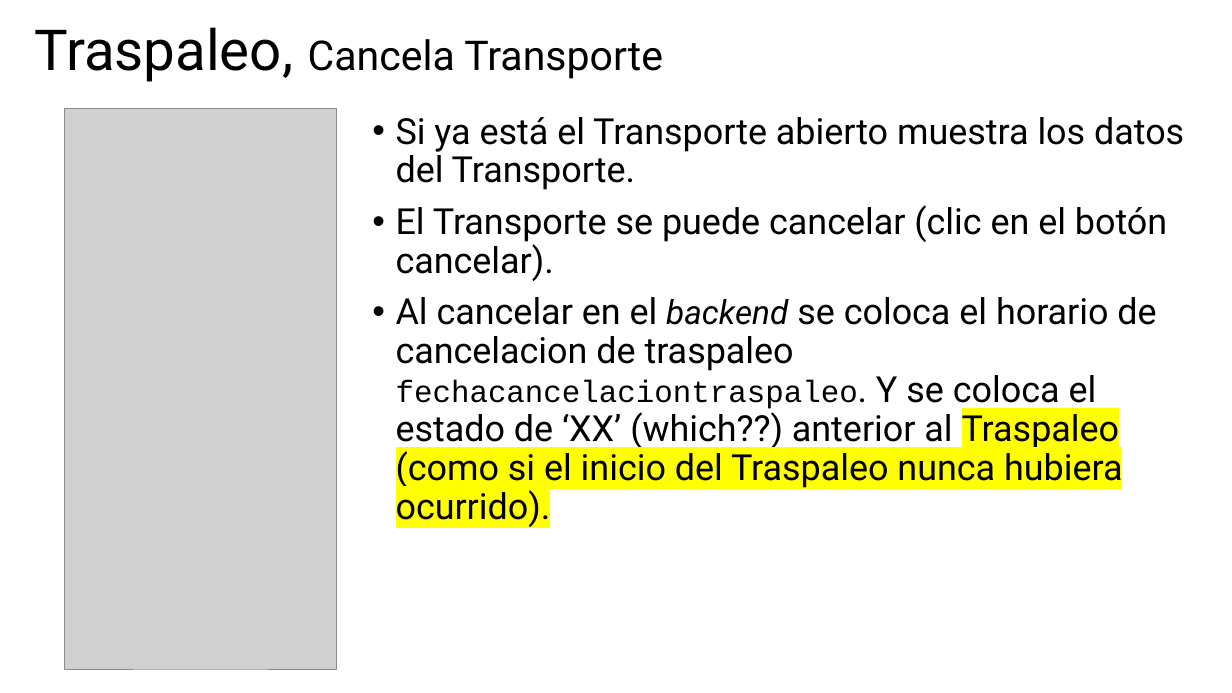
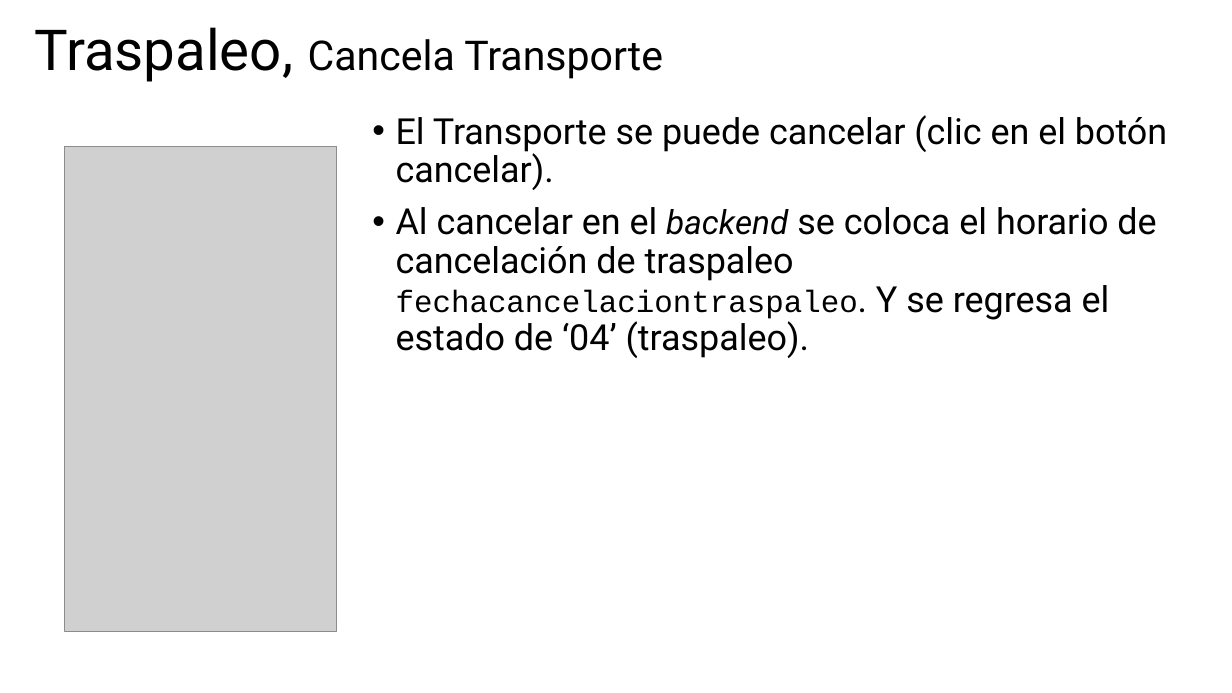
Before and after one commit to JoelBecerraM/FANASA-docs, a slide deck: slide 4 of atCloud - Diseño - Interfaz de Usuario - Traspaleo.pptx. Drawn at 1232x693 pixels with LibreOffice and Linux fonts; fonts in the diff are those of the drawing; grey boxes stand for pictures. Boxes give left, top, right and bottom in pixels: in the first picture for what was removed or moved away, otherwise in the second. Text is boxed around its words. In the diff, an @@ line names an element or a change of style, - is before the commit and + after.

```diff
--- a/atCloud - Diseño - Interfaz de Usuario - Traspaleo.pptx
+++ b/atCloud - Diseño - Interfaz de Usuario - Traspaleo.pptx
@@ text at bbox=[396, 117, 1184, 190]: paragraph removed @@
-• Si ya está el Transporte abierto muestra los datos del Transporte.
@@ picture: place and size @@
-picture at bbox=[64, 108, 336, 669]
+picture at bbox=[64, 146, 336, 631]
@@ text at bbox=[396, 207, 1156, 358]: text changed @@
-• Al cancelar en el backend se coloca el horario de cancelacion de traspaleo fechacancelaciontraspaleo. Y se coloca el estado de ‘XX’ (which??) anterior al Traspaleo (como si el inicio del Traspaleo nunca hubiera ocurrido).
+• Al cancelar en el backend se coloca el horario de cancelación de traspaleo fechacancelaciontraspaleo. Y se regresa el estado de ‘04’ (traspaleo).
```
Also in this commit, not shown: 3 other slides changed, 9 slides added, 1 other file.
